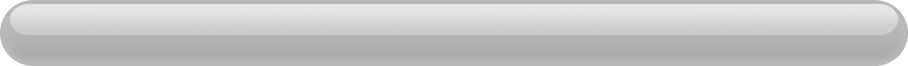
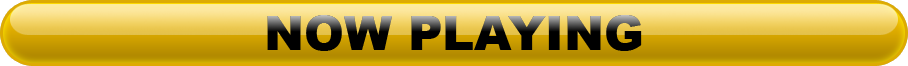
Before/after of a 908 x 66 layered artwork. What changed in the layer stack:
added layer "shine-new" (screen) above "shine" over [267, 15, 642, 51]
showed "now playing" over [267, 15, 642, 51]
showed "pb" over [0, 0, 908, 66]
